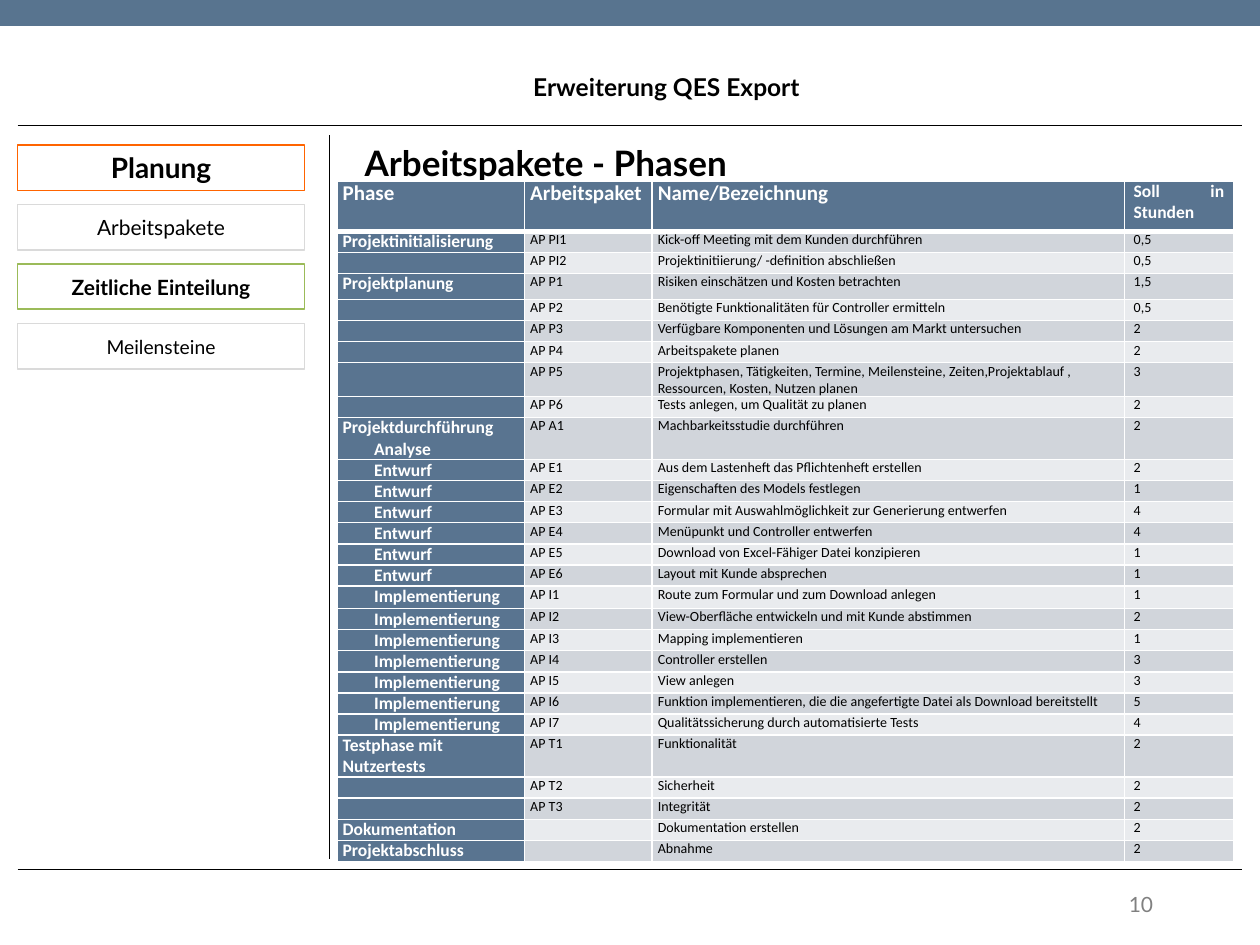
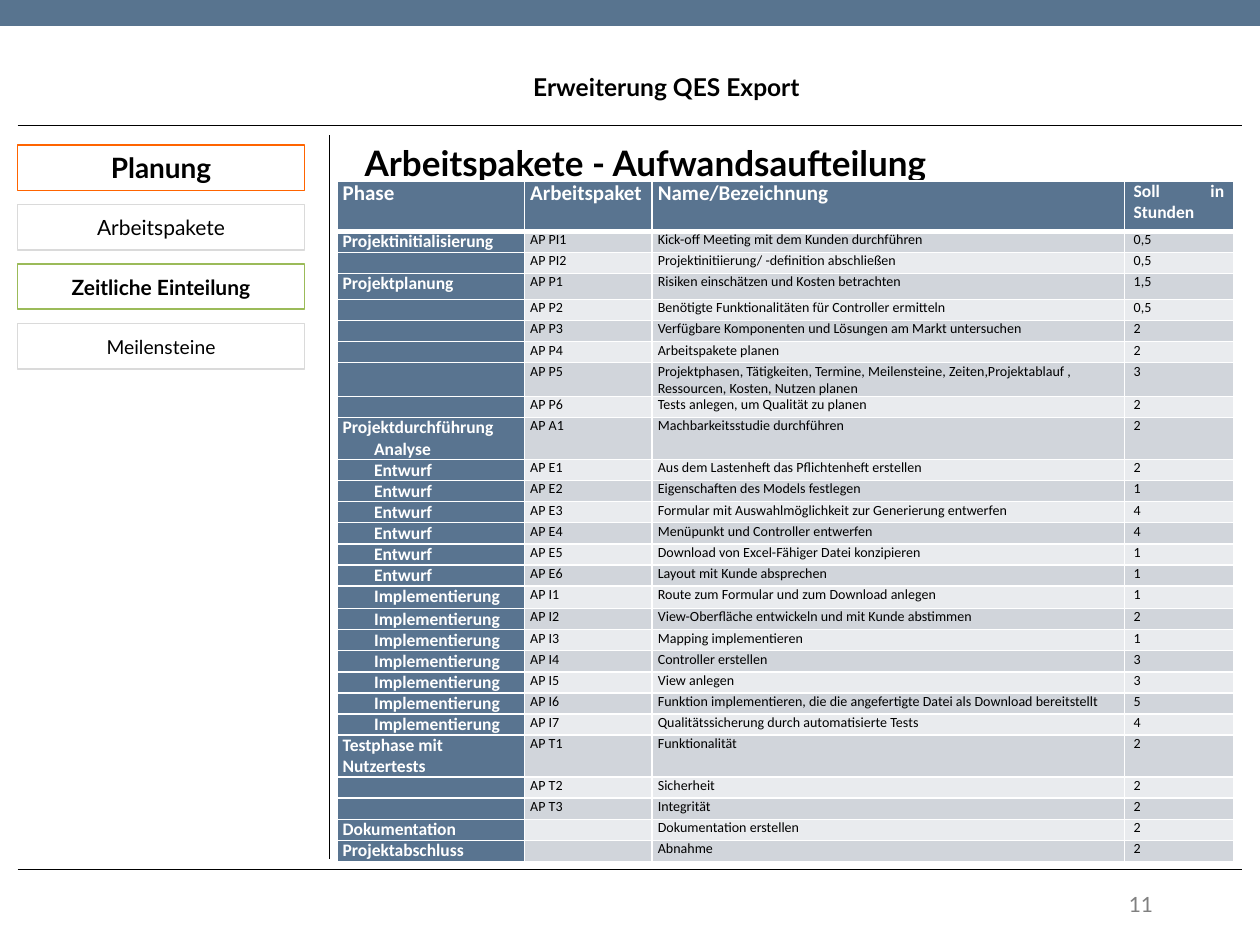
Before and after one commit to TwoHorus/dbExelExportLaravel, a slide deck: slide 11 of DOC/Fachgespraech.pptx (slide 10 before the commit). Drawn at 1260x945 pixels with LibreOffice and Linux fonts; fonts in the diff are those of the drawing; background and template pictures are left out. Boxes give left, top, right and bottom in pixels: in the first picture for what was removed or moved away, otherwise in the second. Text is boxed around its words. In the diff, an @@ line names an element or a change of style, - is before the commit and + after.

```diff
--- a/DOC/Fachgespraech.pptx
+++ b/DOC/Fachgespraech.pptx
@@ text at box(365, 150, 927, 183): text changed @@
-Arbeitspakete - Phasen
+Arbeitspakete - Aufwandsaufteilung
@@ page number at box(1129, 897, 1153, 912): text changed @@
-10
+11
```
Also in this commit, not shown: 7 other slides changed, 1 slide added, 1 slide removed.
